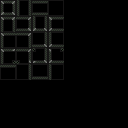
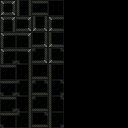
Before/after of a 128px x 128px layered artwork. What changed in the layer stack:
added layer "HalfT_Left_2" above "HalfT_Bottom_2" over [left=48, top=112, right=64, bottom=128]
added layer "HalfT_Bottom_2" above "HalfT_Right_2" over [left=32, top=112, right=48, bottom=128]
added layer "HalfT_Right_2" above "HalfT_Top_2" over [left=16, top=112, right=32, bottom=128]
added layer "HalfT_Top_2" above "HalfT_Left_1" over [left=0, top=112, right=16, bottom=128]
added layer "HalfT_Left_1" above "HalfT_Bottom_1" over [left=48, top=96, right=64, bottom=112]
added layer "HalfT_Bottom_1" above "HalfT_Right_1" over [left=32, top=96, right=48, bottom=112]
added layer "HalfT_Right_1" above "HalfT_Top_1" over [left=16, top=96, right=32, bottom=112]
added layer "HalfT_Top_1" above "T_Left" over [left=0, top=96, right=16, bottom=112]
added layer "T_Left" above "T_Bottom" over [left=48, top=80, right=64, bottom=96]
added layer "T_Bottom" above "T_Right" over [left=32, top=80, right=48, bottom=96]
added layer "T_Right" above "T_Top" over [left=16, top=80, right=32, bottom=96]
added layer "T_Top" above "Edge_Left" over [left=0, top=80, right=16, bottom=96]
added group "Background" with 32 layers above "Layer 3" over [left=0, top=1, right=64, bottom=128]
added layer "Layer 2 copy 7" (1st of 16, in "Background") in group "Background" over [left=48, top=112, right=64, bottom=128]
added layer "Layer 2 copy 7" (2nd of 16, in "Background") in group "Background" over [left=32, top=112, right=48, bottom=128]
added layer "Layer 2 copy 7" (3rd of 16, in "Background") in group "Background" over [left=16, top=112, right=32, bottom=128]
added layer "Layer 2 copy 7" (4th of 16, in "Background") in group "Background" over [left=0, top=112, right=16, bottom=128]
added layer "Layer 3" above "Layer 1" over [left=0, top=1, right=64, bottom=128]
painted on "Layer 1" over [left=0, top=1, right=64, bottom=128]
…and 30 more changes (19 added, 11 painted)
